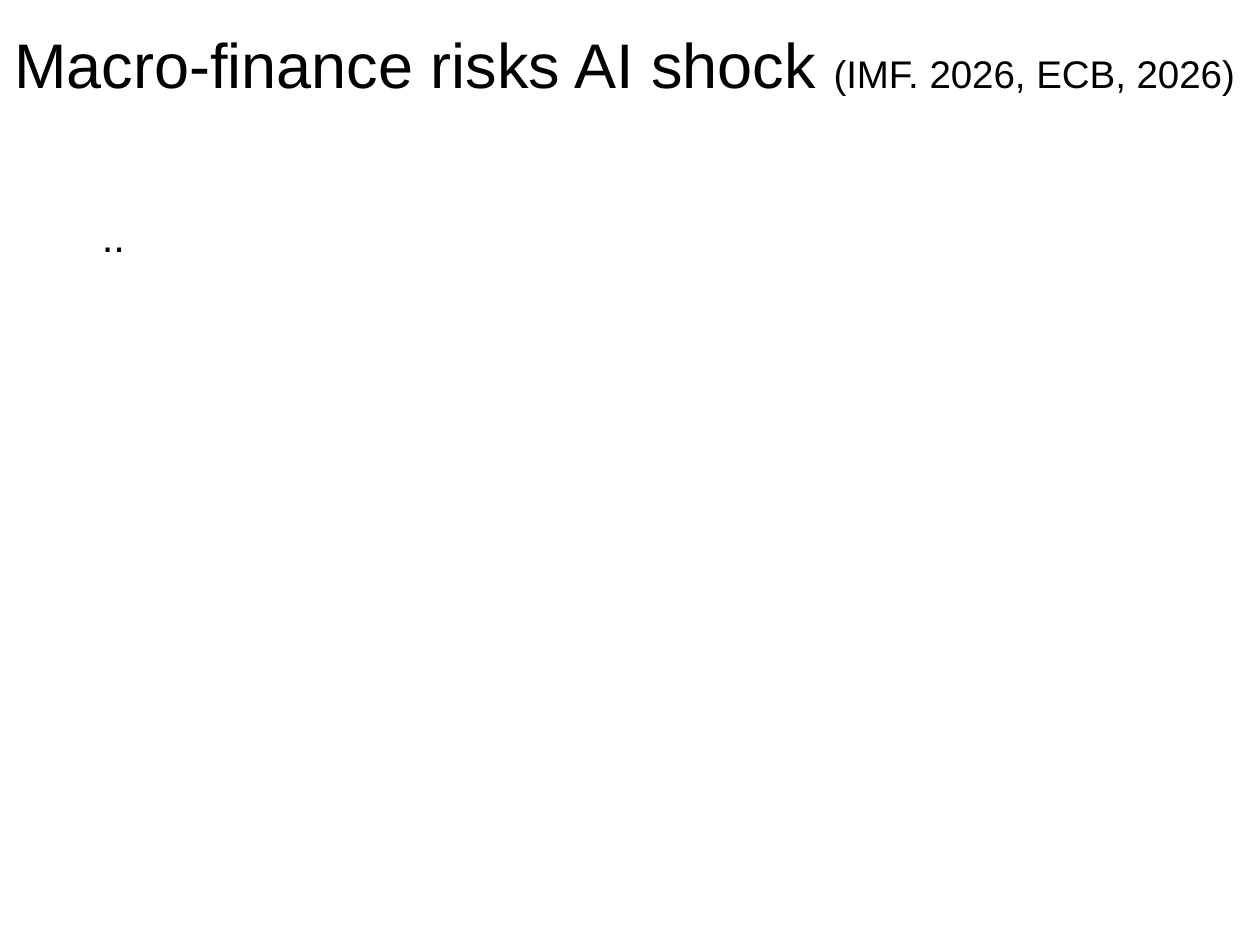
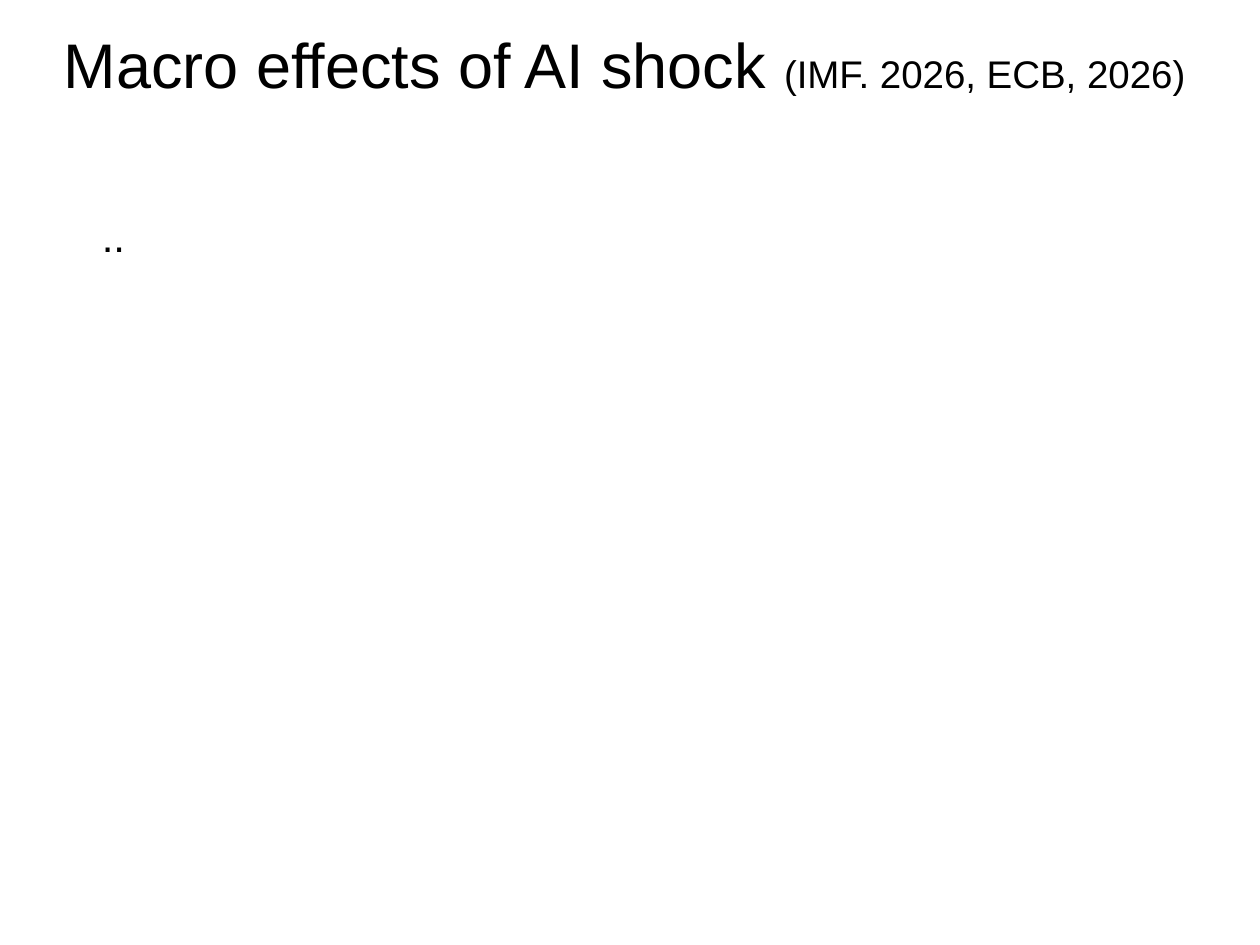
Before and after one commit to vandenEnd/VU, a slide deck: slide 9 of MIF_lecture_1_2027 V.pptx (slide 7 before the commit). Drawn at 1260x945 pixels with LibreOffice and Linux fonts; fonts in the diff are those of the drawing. Boxes give left, top, right and bottom in pixels: in the first picture for what was removed or moved away, otherwise in the second. Text is boxed around its words. In the diff, an @@ line names an element or a change of style, - is before the commit and + after.

```diff
--- a/MIF_lecture_1_2027 V.pptx
+++ b/MIF_lecture_1_2027 V.pptx
@@ title at (x1=64, y1=42, x2=1185, y2=96): text changed @@
-Macro-finance risks AI shock (IMF. 2026, ECB, 2026)
+Macro effects of AI shock (IMF. 2026, ECB, 2026)
```
Also in this commit, not shown: 5 other slides changed, 2 slides added, 2 slides removed, 1 other file.
